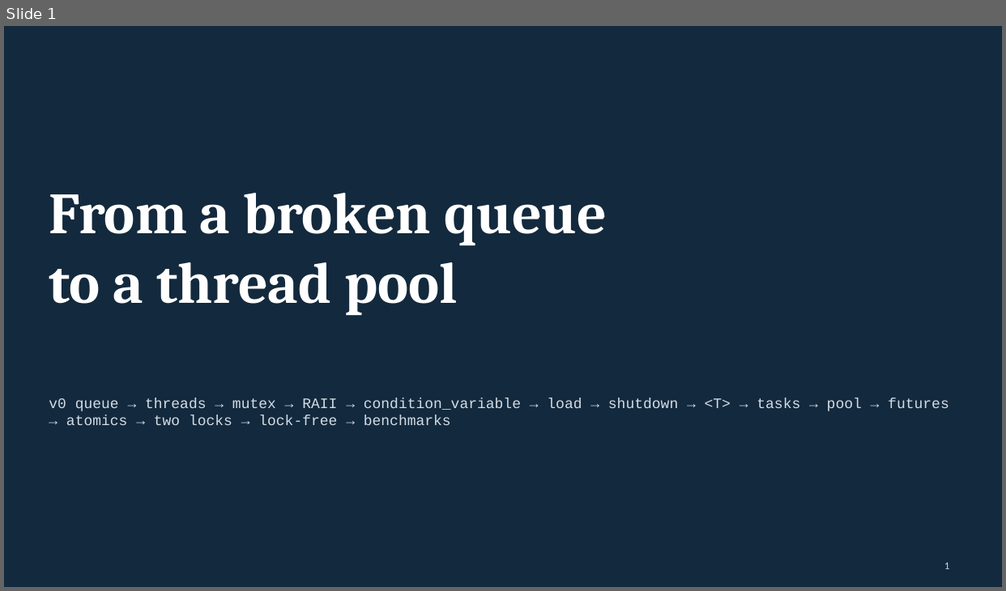
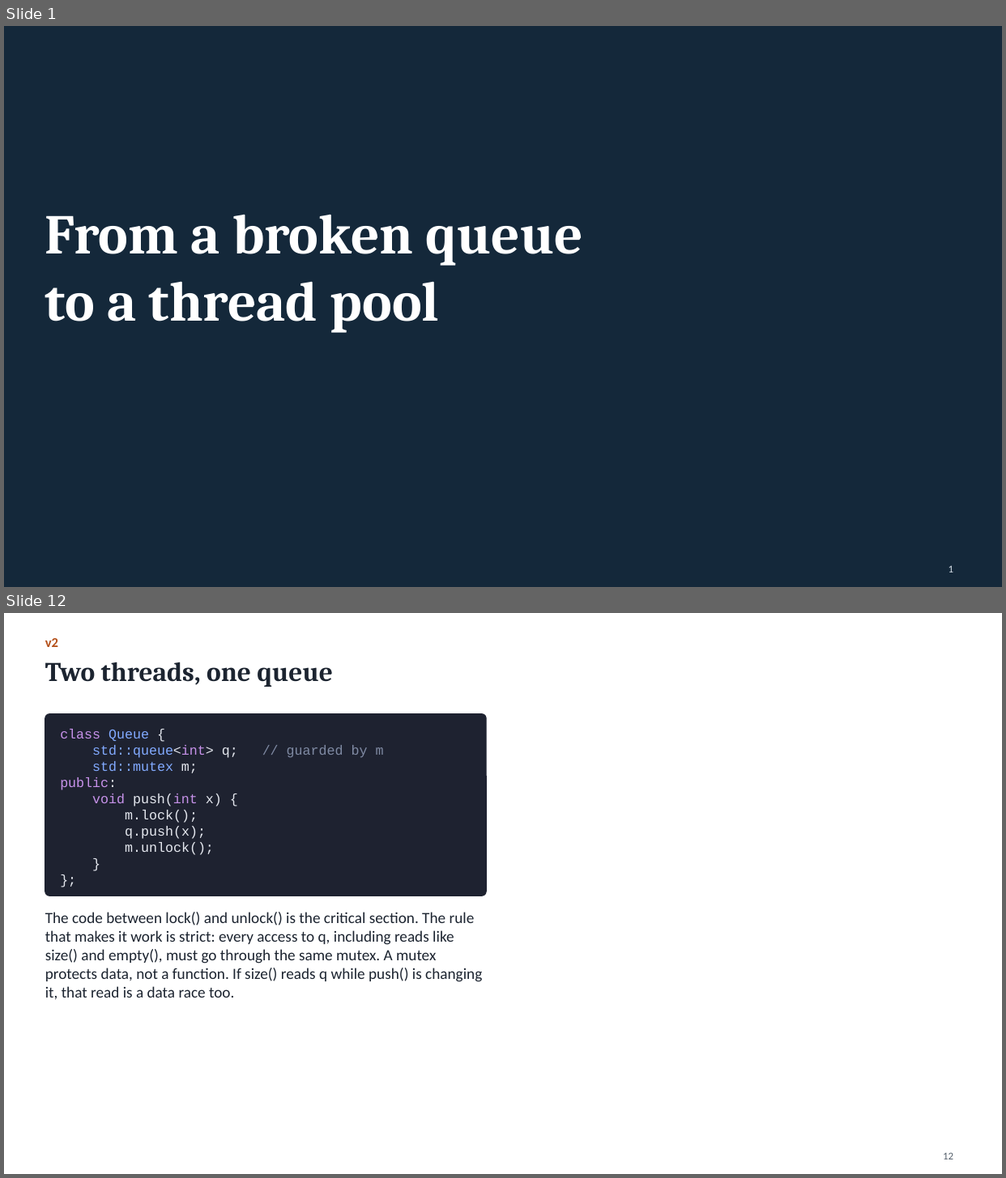
Before and after one commit to Kumarutkarsh9470/Project, a slide deck: Queue_Course.pptx. Shown one above the other, each under a label of ours: slide 1 before the commit, slides 1 and 12 after it; the slides between them are not shown. The pictures are 1006x591 and 1006x1178 pixels, drawn with LibreOffice and Linux fonts; fonts in the diff are those of the drawing. Boxes give left, top, right and bottom in pixels: in the first picture for what was removed or moved away, otherwise in the second. Text is boxed around its words. In the diff, an @@ line names an element or a change of style, - is before the commit and + after.

```diff
--- a/Queue_Course.pptx
+++ b/Queue_Course.pptx
@@ slide 12 added at box(4, 613, 1002, 1174), background #FFFFFF @@
@@ text added at box(45, 638, 58, 647), 13 pt, text #B4501A, bold @@
+v2
@@ title added at box(45, 662, 333, 687), 26 pt, text #1C2430, bold @@
+Two threads, one queue
@@ rounded rectangle added at box(45, 714, 486, 896), fill #1E2230, outline #1E2230 1 pt @@
@@ text added at box(60, 729, 238, 855), 13 pt, text #E4E7EE @@
+class Queue {
+std::queue<int> q; // guarded by m
+std::mutex m;
+public:
+void push(int x) {
+m.lock();
+q.push(x);
+m.unlock();
+}
+};
@@ text added at box(45, 912, 482, 1000), 15 pt, text #1C2430 @@
+The code between lock() and unlock() is the critical section. The rule that makes it work is strict: every access to q, including reads like size() and empty(), must go through the same mutex. A mutex protects data, not a function. If size() reads q while push() is changing it, that read is a data race too.
@@ page number added at box(943, 1152, 953, 1160), 10 pt, text #55606C @@
+12
@@ slide 1 changed as well @@
@@ background #13293D to #14283A @@
@@ text "From a broken queue": place and size @@
-text "From a broken queue" at box(49, 193, 607, 315)
+text "From a broken queue" at box(45, 214, 583, 333)
@@ text "From a broken queue" at box(45, 214, 583, 333): size 56 to 54 pt @@
@@ text removed at box(49, 398, 949, 425) @@
-v0 queue → threads → mutex → RAII → condition_variable → load → shutdown → <T> → tasks → pool → futures → atomics → two locks → lock-free → benchmarks
@@ page number at box(948, 565, 953, 573): text colour #D3DCE5 to #D5DEE7 @@
```
Also in this commit, not shown: 10 other slides changed, 62 other slides added, 80 slides removed, 10 other files.
